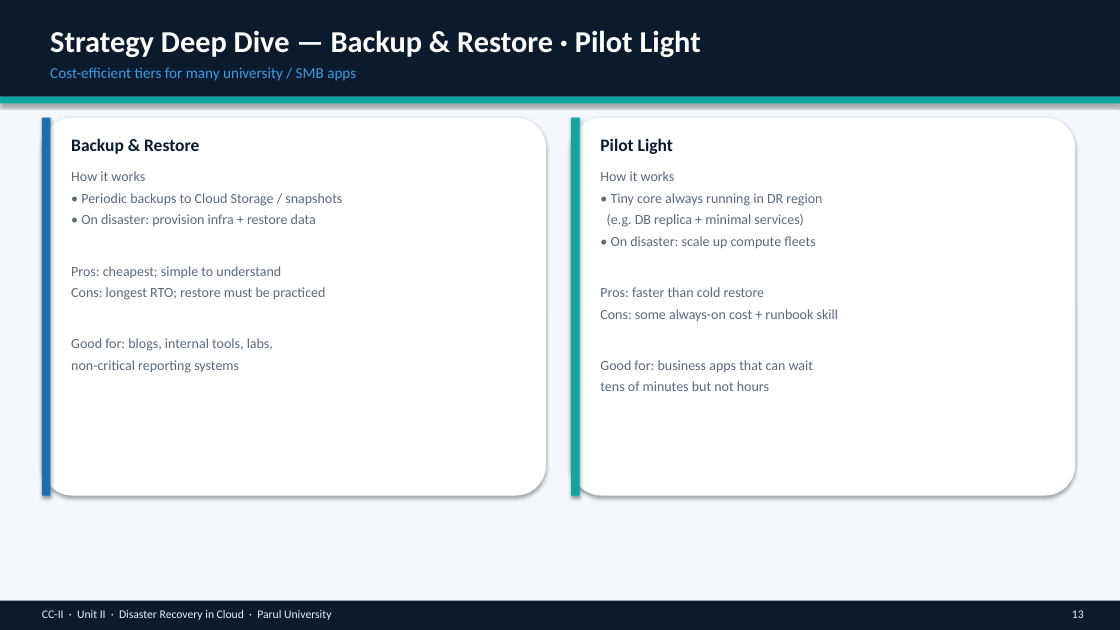
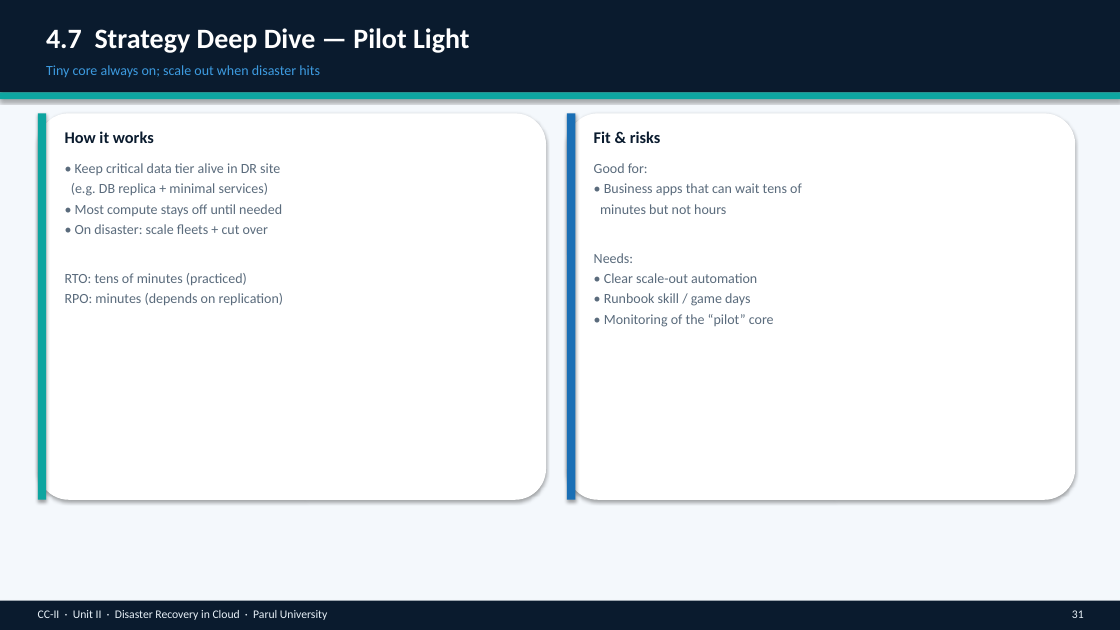
Before and after one commit to professorbhakta/cloud-II, a slide deck: slide 31 of ppt/CC-II-Unit-II-Disaster-Recovery-in-Cloud.pptx (slide 13 before the commit). Drawn at 1120x630 pixels with LibreOffice and Linux fonts; fonts in the diff are those of the drawing. Boxes give left, top, right and bottom in pixels: in the first picture for what was removed or moved away, otherwise in the second. Text is boxed around its words. In the diff, an @@ line names an element or a change of style, - is before the commit and + after.

```diff
--- a/ppt/CC-II-Unit-II-Disaster-Recovery-in-Cloud.pptx
+++ b/ppt/CC-II-Unit-II-Disaster-Recovery-in-Cloud.pptx
@@ rectangle: place and size @@
-rectangle at box(0, 0, 1120, 97)
+rectangle at box(0, 0, 1120, 92)
@@ text at box(46, 28, 469, 53): text changed; size 26 to 24 pt @@
-Strategy Deep Dive — Backup & Restore · Pilot Light
+4.7 Strategy Deep Dive — Pilot Light
@@ text at box(46, 65, 320, 77): text changed; size 13 to 12 pt @@
-Cost-efficient tiers for many university / SMB apps
+Tiny core always on; scale out when disaster hits
@@ rectangle: place and size @@
-rectangle at box(0, 97, 1120, 103)
+rectangle at box(0, 92, 1120, 99)
@@ rounded rectangle: place and size @@
-rounded rectangle at box(42, 118, 546, 496)
+rounded rectangle at box(38, 113, 546, 500)
@@ rectangle: place and size @@
-rectangle at box(42, 118, 50, 496)
+rectangle at box(38, 113, 46, 500)
@@ rectangle at box(38, 113, 46, 500): fill #1A6FB5 to #0DA5A0 @@
@@ rounded rectangle: place and size @@
-rounded rectangle at box(571, 118, 1075, 496)
+rounded rectangle at box(567, 113, 1075, 500)
@@ rectangle: place and size @@
-rectangle at box(571, 118, 580, 496)
+rectangle at box(567, 113, 576, 500)
@@ rectangle at box(567, 113, 576, 500): fill #0DA5A0 to #1A6FB5 @@
@@ text at box(65, 131, 154, 143): text changed; size 15 to 14 pt @@
-Backup & Restore
+How it works
@@ text at box(594, 131, 661, 143): text changed; size 15 to 14 pt @@
-Pilot Light
+Fit & risks
@@ text at box(65, 163, 284, 306): text changed @@
-How it works
-• Periodic backups to Cloud Storage / snapshots
-• On disaster: provision infra + restore data
-Pros: cheapest; simple to understand
-Cons: longest RTO; restore must be practiced
-Good for: blogs, internal tools, labs,
-non-critical reporting systems
+• Keep critical data tier alive in DR site
+(e.g. DB replica + minimal services)
+• Most compute stays off until needed
+• On disaster: scale fleets + cut over
+RTO: tens of minutes (practiced)
+RPO: minutes (depends on replication)
@@ text at box(594, 163, 802, 327): text changed @@
-How it works
-• Tiny core always running in DR region
-(e.g. DB replica + minimal services)
-• On disaster: scale up compute fleets
-Pros: faster than cold restore
-Cons: some always-on cost + runbook skill
-Good for: business apps that can wait
-tens of minutes but not hours
+Good for:
+• Business apps that can wait tens of
+minutes but not hours
+Needs:
+• Clear scale-out automation
+• Runbook skill / game days
+• Monitoring of the “pilot” core
@@ text "CC-II · Unit II · ..." at box(38, 610, 327, 620): less space between paragraphs @@
@@ text at box(1072, 610, 1084, 618): text changed @@
-13
+31
```
Also in this commit, not shown: 18 other slides changed, 39 slides added, 9 slides removed, 2 other files.
